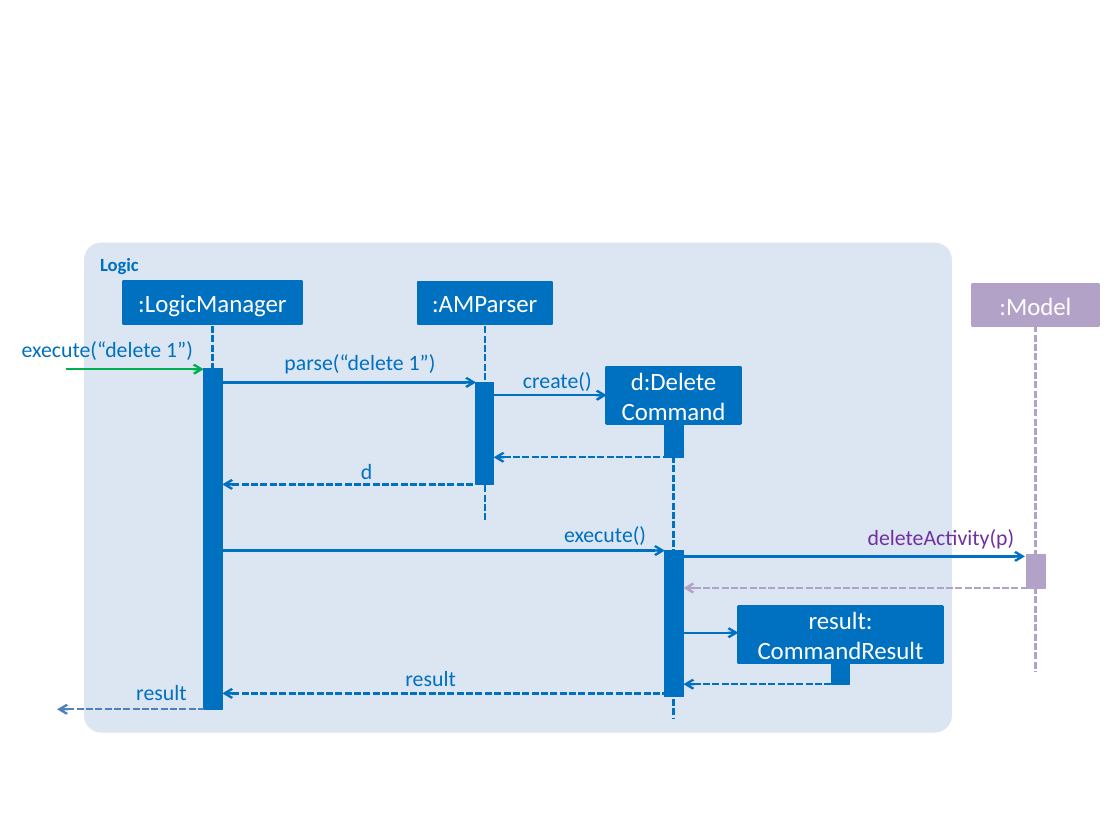
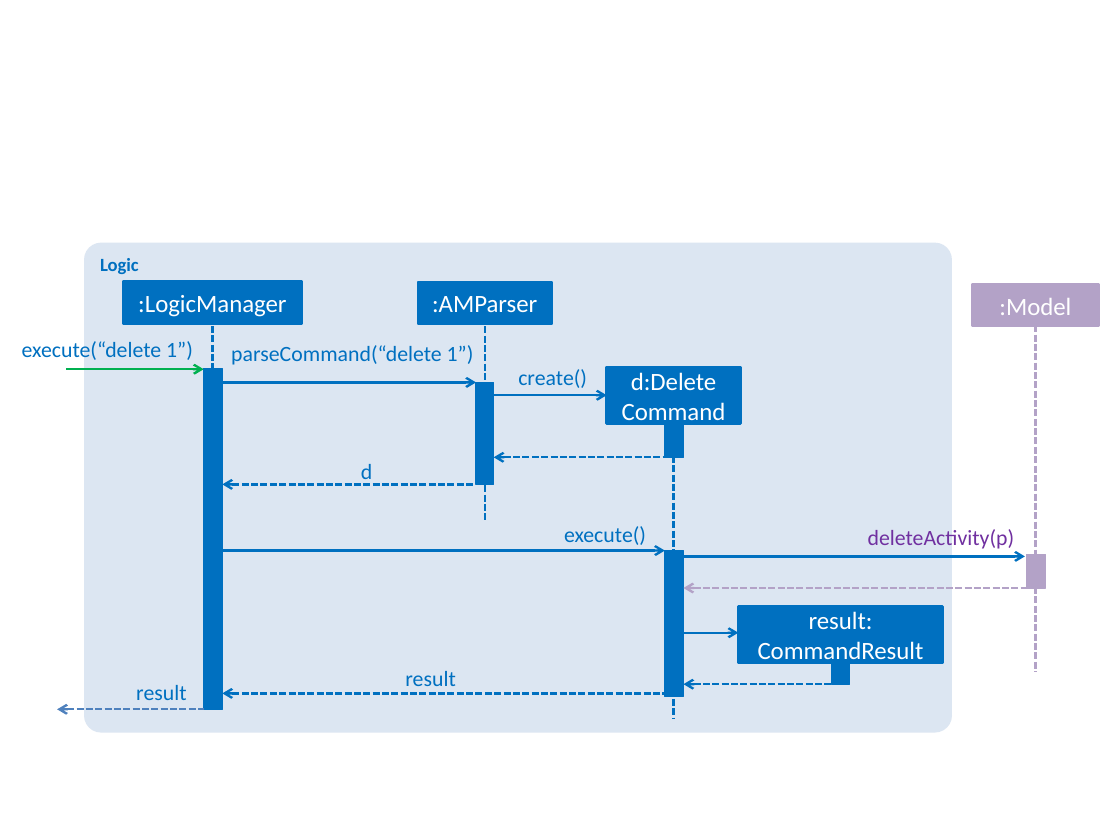
Before and after one commit to CS2103AUG2016-W14-C1/addressbook-level4, a slide deck: slide 6 of docs/diagrams/Diagrams.pptx. Drawn at 1120x840 pixels with LibreOffice and Linux fonts; fonts in the diff are those of the drawing. Boxes give left, top, right and bottom in pixels: in the first picture for what was removed or moved away, otherwise in the second. Text is boxed around its words. In the diff, an @@ line names an element or a change of style, - is before the commit and + after.

```diff
--- a/docs/diagrams/Diagrams.pptx
+++ b/docs/diagrams/Diagrams.pptx
@@ text at bbox=[231, 345, 474, 365]: text changed @@
-parse(“delete 1”)
+parseCommand(“delete 1”)
@@ text "create()" rewrapped from bbox=[523, 372, 592, 395] to bbox=[518, 369, 587, 388] @@
```
Also in this commit, not shown: 1 other file.
